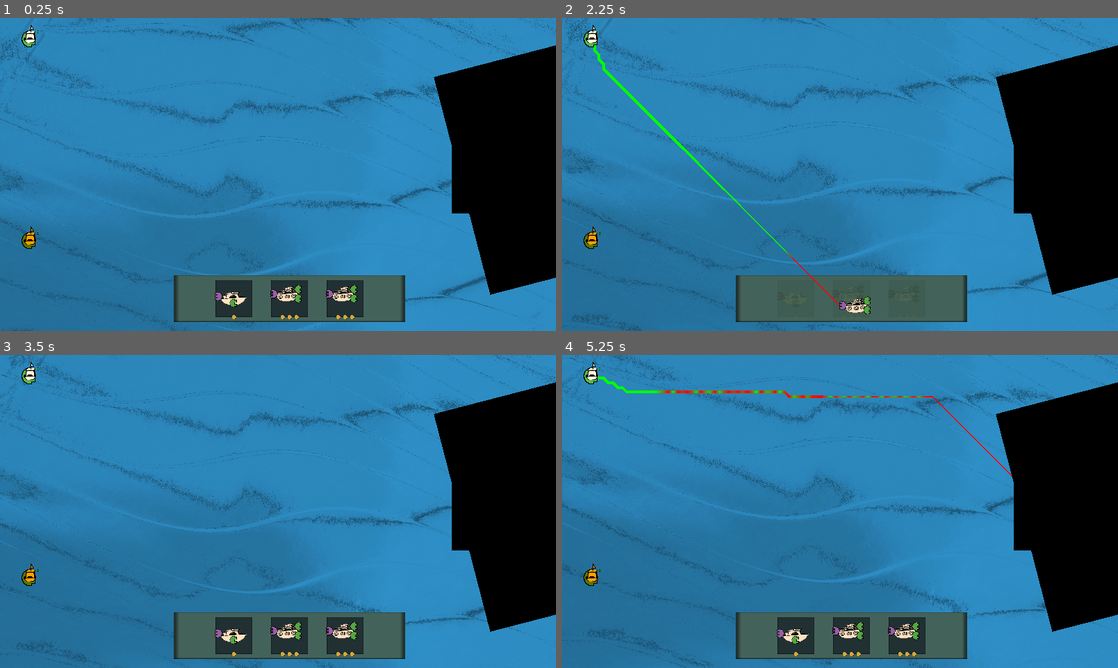
Above: before the commit, frames 1-4 (two rows, left to right).
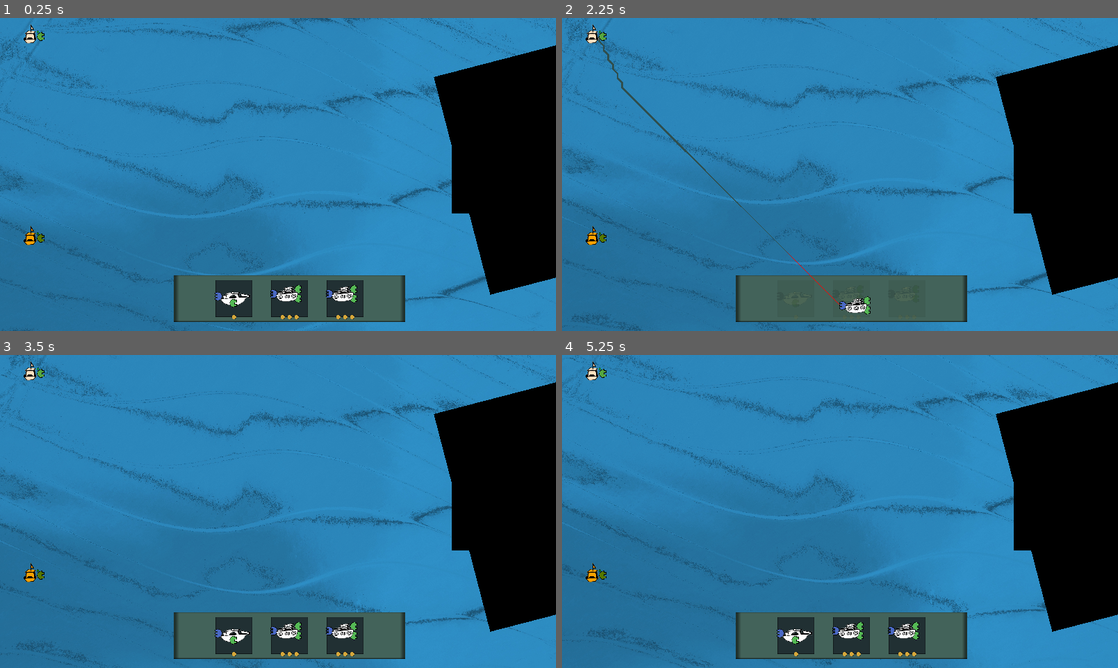
Above: after the commit, the same moments.

Repository: BinRoot/ludum-dare-55
Game: Godot game, scene res://Scenes/demo_level.tscn
Two runs of this game, one before a commit and one after it. Both use one fixed random seed, a clock stepped at 60 frames per second and the inputs below.
Inputs (mouse positions are in pixels of both pictures, inside the frame that each line leads up to):
- Up to frame 1 (0.25 s): no input
- Up to frame 2 (2.25 s): move the mouse to (795, 299) at 0.52 s; click (795, 299) at 0.67 s; move the mouse to (778, 296) at 1.27 s; click (778, 296) at 1.42 s; move the mouse to (851, 299) at 2.02 s; click (851, 299) at 2.17 s
- Up to frame 3 (3.5 s): move the mouse to (272, 630) at 2.77 s; click (272, 630) at 2.92 s
- Up to frame 4 (5.25 s): move the mouse to (906, 636) at 3.52 s; click (906, 636) at 3.67 s; move the mouse to (890, 630) at 4.27 s; click (890, 630) at 4.42 s; move the mouse to (1040, 483) at 5.02 s; click (1040, 483) at 5.17 s

The runs differ from the first frame. In frame 1, 0.5% of the frame differs, in the area x 3-64%, y 2-92%; in frame 2, 0.7%; in frame 3, 0.5%; in frame 4, 1.0%, in the area x 3-81%, y 2-92%.

Commit message:
near final

Diff:
--- a/src/Scenes/Box/box_1x_1o.tscn
+++ b/src/Scenes/Box/box_1x_1o.tscn
@@ -58,7 +58,7 @@
 "sway": SubResource("Animation_bq8bf")
 }
 
-[node name="Box1X1O" type="Node2D"]
+[node name="Box1X1O" type="Node2D" groups=["box"]]
 script = ExtResource("1_glbpx")
 
 [node name="Base" type="TextureRect" parent="."]
@@ -88,13 +88,13 @@
 texture = ExtResource("1_p20jr")
 expand_mode = 1
 
+[node name="PowerCore" parent="." instance=ExtResource("3_lrfjq")]
+position = Vector2(-56, -8)
+scale = Vector2(0.5, 0.5)
+
 [node name="Sprite2D" type="Sprite2D" parent="."]
 scale = Vector2(0.5, 0.5)
 texture = ExtResource("8_dpvf6")
-
-[node name="PowerCore" parent="." instance=ExtResource("3_lrfjq")]
-position = Vector2(-56, -8)
-scale = Vector2(0.5, 0.5)
 
 [node name="Socket" parent="." instance=ExtResource("4_6527m")]
 position = Vector2(0, 16)
--- a/src/Scenes/Box/box_2o.tscn
+++ b/src/Scenes/Box/box_2o.tscn
@@ -45,7 +45,7 @@
 "sway": SubResource("Animation_mlhwp")
 }
 
-[node name="Box2O" type="Node2D"]
+[node name="Box2O" type="Node2D" groups=["box"]]
 position = Vector2(-32, -48)
 script = ExtResource("1_vh11e")
 
@@ -56,11 +56,6 @@
 offset_right = 64.0
 offset_bottom = 104.0
 texture = ExtResource("1_0w2md")
-
-[node name="Sprite2D" type="Sprite2D" parent="."]
-position = Vector2(24, 32)
-scale = Vector2(0.5, 0.5)
-texture = ExtResource("3_h3t35")
 
 [node name="Socket" parent="." instance=ExtResource("2_wimwf")]
 position = Vector2(64, 16)
@@ -73,6 +68,11 @@
 [node name="PowerCore" parent="." instance=ExtResource("3_ti4da")]
 position = Vector2(-24, 32)
 scale = Vector2(0.5, 0.5)
+
+[node name="Sprite2D" type="Sprite2D" parent="."]
+position = Vector2(24, 32)
+scale = Vector2(0.5, 0.5)
+texture = ExtResource("3_h3t35")
 
 [node name="BoxLight" parent="." instance=ExtResource("5_f2yuu")]
 position = Vector2(24, 8)
--- a/src/Scenes/Box/box_2x.tscn
+++ b/src/Scenes/Box/box_2x.tscn
@@ -44,7 +44,7 @@
 "sway": SubResource("Animation_husrl")
 }
 
-[node name="Box2X" type="Node2D"]
+[node name="Box2X" type="Node2D" groups=["box"]]
 script = ExtResource("1_cmuwt")
 
 [node name="TextureRect" type="TextureRect" parent="."]
@@ -60,7 +60,7 @@
 texture = ExtResource("3_xsyf8")
 
 [node name="PowerCore" parent="." instance=ExtResource("2_cf2gn")]
-position = Vector2(0, -8)
+position = Vector2(-35, -5)
 scale = Vector2(0.5, 0.5)
 
 [node name="Turret" parent="." instance=ExtResource("3_hpqyi")]
--- a/src/Scenes/Box/box_root.tscn
+++ b/src/Scenes/Box/box_root.tscn
@@ -10,6 +10,8 @@
 script = ExtResource("1_xh5wf")
 
 [node name="Socket" parent="." instance=ExtResource("2_33ywh")]
+position = Vector2(7, -40)
+scale = Vector2(0.5, 0.5)
 
 [node name="BoxEngine" parent="." instance=ExtResource("3_v5i5j")]
 
--- a/src/Scenes/Box/box_summon_1.tscn
+++ b/src/Scenes/Box/box_summon_1.tscn
@@ -177,13 +177,16 @@
 texture = ExtResource("1_jfbnm")
 
 [node name="PowerCore" parent="." instance=ExtResource("2_2hajb")]
-position = Vector2(-72, 64)
+position = Vector2(-96, 88)
+scale = Vector2(0.5, 0.5)
 
 [node name="PowerCore2" parent="." instance=ExtResource("2_2hajb")]
-position = Vector2(0, -80)
+position = Vector2(0, -120)
+scale = Vector2(0.5, 0.5)
 
 [node name="PowerCore3" parent="." instance=ExtResource("2_2hajb")]
-position = Vector2(80, 56)
+position = Vector2(112, 80)
+scale = Vector2(0.5, 0.5)
 
 [node name="BoxLight" parent="." instance=ExtResource("3_lrco4")]
 position = Vector2(56, -64)
--- a/src/Scenes/box_engine.gd
+++ b/src/Scenes/box_engine.gd
@@ -36,11 +36,12 @@
 			get_parent().owned_by = Globals.PlayerID.NEUTRAL
 
 	if get_parent().owned_by == Globals.PlayerID.P1:
-		get_parent().modulate = Color.LIGHT_YELLOW
+		get_parent().modulate = Color.BISQUE
 	elif get_parent().owned_by == Globals.PlayerID.COM1:
 		get_parent().modulate = Color.ORANGE
 	else:
-		get_parent().modulate = Color.BISQUE
+		get_parent().modulate = Color.WHITE
+		#get_parent().modulate = Color.DARK_GRAY
 
 	delete_button.visible = get_parent().is_in_play and get_parent().owned_by == Globals.PlayerID.P1 and get_parent().inputs.size() > 0 and not get_parent().is_relic
 
--- a/src/Scenes/card.gd
+++ b/src/Scenes/card.gd
@@ -7,6 +7,8 @@
 @onready var subtype1 = $Subtype1
 @onready var subtype2 = $Subtype2
 @onready var subtype3 = $Subtype3
+@onready var audio = $AudioStreamPlayer
+@onready var audio2 = $AudioStreamPlayer2
 
 var is_selected = false
 
@@ -21,6 +23,7 @@
 func _on_area_2d_mouse_entered():
 	if not is_selected:
 		emit_signal("card_hovered", self)
+		audio2.play()
 
 func _physics_process(delta):
 	if is_selected:
@@ -43,6 +46,7 @@
 func _on_area_2d_input_event(viewport, event, shape_idx):
 	if event is InputEventMouseButton and event.is_pressed() and not is_selected:
 		emit_signal("card_selected", self)
+		audio.play()
 		is_selected = true
 	elif event is InputEventMouseButton and event.is_pressed() and is_selected:
 		emit_signal("card_unselected")
--- a/src/Scenes/card.tscn
+++ b/src/Scenes/card.tscn
@@ -1,8 +1,10 @@
-[gd_scene load_steps=5 format=3 uid="uid://dwqtmiki10vov"]
+[gd_scene load_steps=7 format=3 uid="uid://dwqtmiki10vov"]
 
 [ext_resource type="Script" path="res://Scenes/card.gd" id="1_ekduy"]
 [ext_resource type="Texture2D" uid="uid://bdha7jcq2l4hm" path="res://Assets/gray_box.svg" id="1_hr17g"]
 [ext_resource type="Texture2D" uid="uid://cv6efa8gkm4sr" path="res://Assets/white_ball.svg" id="3_4qub8"]
+[ext_resource type="AudioStream" uid="uid://cxqfpi54a8hny" path="res://Sounds/blip.wav" id="4_hr7tn"]
+[ext_resource type="AudioStream" uid="uid://c78f72dneeufr" path="res://Sounds/mini_blip.wav" id="5_q1xwn"]
 
 [sub_resource type="RectangleShape2D" id="RectangleShape2D_npd3f"]
 size = Vector2(128, 128)
@@ -139,6 +141,12 @@
 texture = ExtResource("3_4qub8")
 expand_mode = 1
 
+[node name="AudioStreamPlayer" type="AudioStreamPlayer" parent="."]
+stream = ExtResource("4_hr7tn")
+
+[node name="AudioStreamPlayer2" type="AudioStreamPlayer" parent="."]
+stream = ExtResource("5_q1xwn")
+
 [connection signal="area_entered" from="Area2D" to="." method="_on_area_2d_area_entered"]
 [connection signal="input_event" from="Area2D" to="." method="_on_area_2d_input_event"]
 [connection signal="mouse_entered" from="Area2D" to="." method="_on_area_2d_mouse_entered"]
--- a/src/Scenes/demo_level.gd
+++ b/src/Scenes/demo_level.gd
@@ -6,10 +6,28 @@
 @onready var hint_ui: Control = $HintUI
 @onready var hint_label: Label = $HintUI/Label
 @onready var hint_timer: Timer = $HintTimer
+@onready var beats = [$BeatA, $BeatB, $BeatC, $BeatD]
+@onready var basses = [$BassA, $BassB, $BassC, $BassD]
+@onready var leads = [$LeadA, $LeadB, $LeadC, $LeadD]
+@onready var synths = [$SynthA, $SynthB]
+@onready var music_timer = $Timer
+
+var is_box_placed = false
+var is_game_over = false
 
 # Called when the node enters the scene tree for the first time.
 func _ready():
-	pass # Replace with function body.
+	var volumn_db = -30
+	for beat in beats:
+		beat.volume_db = volumn_db
+	for bass in basses:
+		bass.volume_db = volumn_db
+	for lead in leads:
+		lead.volume_db = volumn_db
+	for synth in synths:
+		synth.volume_db = volumn_db
+	_on_timer_timeout()
+	music_timer.start()
 
 
 # Called every frame. 'delta' is the elapsed time since the previous frame.
@@ -24,18 +42,52 @@
 
 func _on_kernel_com_summons():
 	game_over_ui.show()
-	game_over_label.text = "Game Over - They Summoned First!"
+	game_over_label.text = "Game Over!"
+	is_game_over = true
+	var synth = synths[randi() % synths.size()]
+	synth.play()
 
 func _on_kernel_player_summons():
 	game_over_ui.show()
-	game_over_label.text = "Victory! We Summoned First!"
+	game_over_label.text = "Victory!"
+	is_game_over = true
+	var synth = synths[randi() % synths.size()]
+	synth.play()
 
 
 func _on_button_pressed():
 	get_tree().reload_current_scene()
 
 
+func _on_hint_timer_timeout():
+	hint_ui.hide()
 
 
-func _on_hint_timer_timeout():
-	hint_ui.hide()
+func _on_timer_timeout():
+	for beat in beats:
+		beat.stop()
+	for bass in basses:
+		bass.stop()
+	for lead in leads:
+		lead.stop()
+	for synth in synths:
+		synth.stop()
+	var beat = beats[randi() % beats.size()]
+	beat.play()
+	if is_box_placed:
+		var bass = basses[randi() % basses.size()]
+		bass.play()
+	if Globals.is_violent:
+		var lead = leads[randi() % leads.size()]
+		lead.play()
+	if is_game_over:
+		var synth = synths[randi() % synths.size()]
+		synth.play()
+
+
+
+func _on_kernel_box_placed():
+	if not is_box_placed:
+		var bass = basses[randi() % basses.size()]
+		bass.play()
+	is_box_placed = true
--- a/src/Scenes/demo_level.tscn
+++ b/src/Scenes/demo_level.tscn
@@ -1,7 +1,21 @@
-[gd_scene load_steps=3 format=3 uid="uid://chviof5mg6mnp"]
+[gd_scene load_steps=17 format=3 uid="uid://chviof5mg6mnp"]
 
 [ext_resource type="PackedScene" uid="uid://c3g28rj6s7o3l" path="res://Scenes/kernel.tscn" id="1_1owam"]
 [ext_resource type="Script" path="res://Scenes/demo_level.gd" id="1_ox0o4"]
+[ext_resource type="AudioStream" uid="uid://c538aewgw2xep" path="res://Assets/beat_a.wav" id="3_turwf"]
+[ext_resource type="AudioStream" uid="uid://bci0syxefcfxj" path="res://Assets/beat_b.wav" id="4_gvhg1"]
+[ext_resource type="AudioStream" uid="uid://ckytnkbxnbe05" path="res://Assets/beat_c.wav" id="5_8hemc"]
+[ext_resource type="AudioStream" uid="uid://roq3p8jwdcge" path="res://Assets/beat_d.wav" id="6_8h5ha"]
+[ext_resource type="AudioStream" uid="uid://8unhm3iiw2h7" path="res://Assets/bass_a.wav" id="7_p5wem"]
+[ext_resource type="AudioStream" uid="uid://coduclkle5w6l" path="res://Assets/bass_b.wav" id="8_l8c22"]
+[ext_resource type="AudioStream" uid="uid://bo03s7mu11axp" path="res://Assets/bass_c.wav" id="9_3s4pt"]
+[ext_resource type="AudioStream" uid="uid://hei36q6nwcsp" path="res://Assets/bass_d.wav" id="10_b31ns"]
+[ext_resource type="AudioStream" uid="uid://duhqfpsrkjr25" path="res://Assets/lead_a.wav" id="11_n6yyq"]
+[ext_resource type="AudioStream" uid="uid://c5hwge1gaq7xp" path="res://Assets/lead_b.wav" id="12_mo0k3"]
+[ext_resource type="AudioStream" uid="uid://c13ncr6n1c6yc" path="res://Assets/lead_c.wav" id="13_s67pb"]
+[ext_resource type="AudioStream" uid="uid://b8k5v7f2nhgu5" path="res://Assets/lead_d.wav" id="14_4iucs"]
+[ext_resource type="AudioStream" uid="uid://dwr8n3bctyoye" path="res://Assets/synth_a.wav" id="15_3ge6n"]
+[ext_resource type="AudioStream" uid="uid://dkcwsiuqdmbgp" path="res://Assets/synth_b.wav" id="16_borgs"]
 
 [node name="DemoLevel" type="Node2D"]
 script = ExtResource("1_ox0o4")
@@ -63,22 +77,72 @@
 
 [node name="Label" type="Label" parent="HintUI"]
 layout_mode = 1
-anchors_preset = 15
-anchor_right = 1.0
-anchor_bottom = 1.0
+anchors_preset = 5
+anchor_left = 0.5
+anchor_right = 0.5
+offset_left = -46.5
+offset_top = 32.0
+offset_right = 46.5
+offset_bottom = 101.0
 grow_horizontal = 2
-grow_vertical = 2
 theme_override_font_sizes/font_size = 50
 text = "test"
 horizontal_alignment = 1
 vertical_alignment = 1
 
 [node name="HintTimer" type="Timer" parent="."]
-wait_time = 3.0
+wait_time = 5.0
 one_shot = true
 
+[node name="BeatA" type="AudioStreamPlayer" parent="."]
+stream = ExtResource("3_turwf")
+
+[node name="BeatB" type="AudioStreamPlayer" parent="."]
+stream = ExtResource("4_gvhg1")
+
+[node name="BeatC" type="AudioStreamPlayer" parent="."]
+stream = ExtResource("5_8hemc")
+
+[node name="BeatD" type="AudioStreamPlayer" parent="."]
+stream = ExtResource("6_8h5ha")
+
+[node name="BassA" type="AudioStreamPlayer" parent="."]
+stream = ExtResource("7_p5wem")
+
+[node name="BassB" type="AudioStreamPlayer" parent="."]
+stream = ExtResource("8_l8c22")
+
+[node name="BassC" type="AudioStreamPlayer" parent="."]
+stream = ExtResource("9_3s4pt")
+
+[node name="BassD" type="AudioStreamPlayer" parent="."]
+stream = ExtResource("10_b31ns")
+
+[node name="LeadA" type="AudioStreamPlayer" parent="."]
+stream = ExtResource("11_n6yyq")
+
+[node name="LeadB" type="AudioStreamPlayer" parent="."]
+stream = ExtResource("12_mo0k3")
+
+[node name="LeadC" type="AudioStreamPlayer" parent="."]
+stream = ExtResource("13_s67pb")
+
+[node name="LeadD" type="AudioStreamPlayer" parent="."]
+stream = ExtResource("14_4iucs")
+
+[node name="SynthA" type="AudioStreamPlayer" parent="."]
+stream = ExtResource("15_3ge6n")
+
+[node name="SynthB" type="AudioStreamPlayer" parent="."]
+stream = ExtResource("16_borgs")
+
+[node name="Timer" type="Timer" parent="."]
+wait_time = 8.0
+
+[connection signal="box_placed" from="Kernel" to="." method="_on_kernel_box_placed"]
 [connection signal="com_summons" from="Kernel" to="." method="_on_kernel_com_summons"]
 [connection signal="out_of_sockets" from="Kernel" to="." method="_on_kernel_out_of_sockets"]
 [connection signal="player_summons" from="Kernel" to="." method="_on_kernel_player_summons"]
 [connection signal="pressed" from="GameOverUI/Button" to="." method="_on_button_pressed"]
 [connection signal="timeout" from="HintTimer" to="." method="_on_hint_timer_timeout"]
+[connection signal="timeout" from="Timer" to="." method="_on_timer_timeout"]
--- a/src/Scenes/kernel.gd
+++ b/src/Scenes/kernel.gd
@@ -2,6 +2,7 @@
 signal out_of_sockets
 signal player_summons
 signal com_summons
+signal box_placed
 
 @onready var map_ref_rect: ReferenceRect = $MapReferenceRect
 @onready var line_for_power_core_distance = $LineHolder/PowerCoreLine2D
@@ -13,6 +14,7 @@
 @onready var deck = $Deck
 @onready var delay_com_timer = $DelayCOMTimer
 @onready var waves_animation = $WavesAnimation
+@onready var placed_sound = $PlacedSound
 
 var is_game_over = false
 
@@ -66,7 +68,7 @@
 	if nearest_socket != null:
 		if player_id == Globals.PlayerID.P1 and nearest_socket.global_position.distance_to(reference_position) < 5:
 			return
-		if player_id == Globals.PlayerID.COM1 and nearest_socket.get_box().global_position.distance_to(reference_position) < 150:
+		if player_id == Globals.PlayerID.COM1 and nearest_socket.get_box().global_position.distance_to(reference_position) < 100:
 			return
 	return nearest_socket
 
@@ -94,7 +96,7 @@
 		if weakref(selected_box).get_ref():
 			path_size_factor = selected_box.path_size_factor
 		if path_idx > path.size() - Globals.params["misc"]["max_path_length"] * path_size_factor:
-			line_gradient.add_point(path_idx / float(path.size()), Color.GREEN)
+			line_gradient.add_point(path_idx / float(path.size()), Color.DARK_SLATE_GRAY)
 		else:
 			line_gradient.add_point(path_idx / float(path.size()), Color.RED)
 	line_for_power_core_distance.gradient = line_gradient
@@ -137,6 +139,8 @@
 	refresh_sockets_array()
 	box.owned_by = player_id
 	selected_box = null
+	placed_sound.play()
+	emit_signal("box_placed")
 	refresh_grid()
 	game_over_checker.start()
 	if player_id == Globals.PlayerID.P1:
@@ -156,6 +160,11 @@
 					path_size_factor = selected_box.path_size_factor
 				if path.size() > 0 and path.size() <= Globals.params["misc"]["max_path_length"] * path_size_factor:
 					establish_connection(path, selected_box, nearest_socket, Globals.PlayerID.P1)
+			else:
+				if selected_box != null:
+					selected_box.queue_free()
+					selected_box = null
+					deck._on_card_unselected()
 			line_for_power_core_distance.clear_points()
 		elif event.is_pressed():
 			line_for_power_core_distance.clear_points()
--- a/src/Scenes/kernel.tscn
+++ b/src/Scenes/kernel.tscn
@@ -1,13 +1,14 @@
-[gd_scene load_steps=9 format=3 uid="uid://c3g28rj6s7o3l"]
+[gd_scene load_steps=10 format=3 uid="uid://c3g28rj6s7o3l"]
 
 [ext_resource type="Script" path="res://Scenes/kernel.gd" id="1_ucwt3"]
 [ext_resource type="PackedScene" uid="uid://putsv562o86l" path="res://Scenes/deck.tscn" id="1_vxrh1"]
 [ext_resource type="Texture2D" uid="uid://cb4hs3iq1xpq6" path="res://Assets/waves_lines.jpg" id="2_gbrkg"]
 [ext_resource type="PackedScene" uid="uid://bqquic1fte1jx" path="res://Scenes/Box/box_root.tscn" id="3_k6w42"]
 [ext_resource type="PackedScene" uid="uid://u2soe1uj7krd" path="res://Scenes/Box/box_summon_1.tscn" id="4_5i6nd"]
+[ext_resource type="AudioStream" uid="uid://cnrw25r65fmhg" path="res://Sounds/happy_blip.wav" id="6_coq0f"]
 
 [sub_resource type="Curve" id="Curve_kq2lw"]
-_data = [Vector2(0.30198, 0.395604), 0.0, 0.0, 0, 0, Vector2(0.693069, 1), 0.0, 0.0, 0, 0]
+_data = [Vector2(0.29703, 0.175824), 0.0, 0.0, 0, 0, Vector2(0.678218, 0.626374), 0.0, 0.0, 0, 0]
 point_count = 2
 
 [sub_resource type="Animation" id="Animation_aih18"]
@@ -86,7 +87,7 @@
 one_shot = true
 
 [node name="DelayCOMTimer" type="Timer" parent="."]
-wait_time = 4.0
+wait_time = 3.0
 one_shot = true
 
 [node name="WavesAnimation" type="AnimationPlayer" parent="."]
@@ -95,6 +96,9 @@
 }
 speed_scale = 0.242
 
+[node name="PlacedSound" type="AudioStreamPlayer" parent="."]
+stream = ExtResource("6_coq0f")
+
 [connection signal="box_selected" from="Deck" to="." method="_on_deck_box_selected"]
 [connection signal="box_unselected" from="Deck" to="." method="_on_deck_box_unselected"]
 [connection signal="power_core_clicked" from="BoxSummon1" to="." method="_on_power_core_clicked"]
--- a/src/Scenes/power_core.gd
+++ b/src/Scenes/power_core.gd
@@ -5,6 +5,7 @@
 @onready var highlighted_ui: TextureRect = $HighlightedUI
 @onready var original_modulate = texture.modulate
 @onready var polygons = $Polygons
+@onready var consumed_polygons = $ConsumedPoly
 
 var consumed_by
 
@@ -20,7 +21,6 @@
 
 func _notification(what):
 	if what == NOTIFICATION_PREDELETE and line2d != null:
-		prints(name, ' freeing')
 		var wf = weakref(line2d)
 		if wf.get_ref():
 			line2d.queue_free()
@@ -31,19 +31,19 @@
 func _physics_process(delta):
 	if consumed_by == null:
 		texture.modulate = original_modulate
+		polygons.modulate = original_modulate
 		highlighted_ui.visible = get_box().is_in_play
 		polygons.visible = true
+		consumed_polygons.visible = false
 	else:
 		texture.modulate = Color.GREEN_YELLOW
 		highlighted_ui.visible = false
-		polygons.visible = false
+		polygons.visible = true
+		consumed_polygons.visible = true
 
 
 	if highlighted_ui.visible:
-		var rotation_speed = 5
-		if is_selected:
-			rotation_speed = 30
-		highlighted_ui.rotation_degrees += delta * rotation_speed
+		highlighted_ui.rotation_degrees += delta * 20
 
 
 func _on_area_2d_input_event(viewport, event, shape_idx):
--- a/src/Scenes/power_core.tscn
+++ b/src/Scenes/power_core.tscn
@@ -8,6 +8,7 @@
 radius = 40.0
 
 [node name="PowerCore" type="Node2D" groups=["power"]]
+modulate = Color(0.756863, 1, 0.898039, 1)
 script = ExtResource("1_xgv46")
 
 [node name="TextureRect" type="TextureRect" parent="."]
@@ -45,4 +46,17 @@
 color = Color(0.602129, 0.414828, 0.859793, 1)
 polygon = PackedVector2Array(0, -30, 8, -29, 13, -26, 19, -23, 24, -17, 28, -10, 30, -3, 29, 5, 28, 12, 23, 19, 17, 24, 9, 29, 1, 30, -5, 30, -15, 26, -20, 21, -20, 16, 0, 17, 0, 4.44444, -20, 4.44444, -20, -4.44444, 0, -4.44444, 0, -17, -20, -17, -20, -21, -14, -26, -6, -29)
 
+[node name="ConsumedPoly" type="Node2D" parent="."]
+visible = false
+scale = Vector2(-1, -1)
+
+[node name="Polygon2D" type="Polygon2D" parent="ConsumedPoly"]
+color = Color(0, 0, 0, 1)
+polygon = PackedVector2Array(0, -30, 8, -29, 13, -26, 19, -23, 24, -17, 28, -10, 30, -3, 29, 5, 28, 12, 23, 19, 17, 24, 9, 29, 1, 30, -5, 30, -15, 26, -20, 21, -20, 13, -20, 6, -20, -6, -20, -13, -20, -21, -14, -26, -6, -29)
+
+[node name="Polygon2D2" type="Polygon2D" parent="ConsumedPoly"]
+scale = Vector2(0.9, 0.9)
+color = Color(0.602129, 0.414828, 0.859793, 1)
+polygon = PackedVector2Array(0, -30, 8, -29, 13, -26, 19, -23, 24, -17, 28, -10, 30, -3, 29, 5, 28, 12, 23, 19, 17, 24, 9, 29, 1, 30, -5, 30, -15, 26, -20, 21, -20, 16, -20, 4.44444, -20, -4.44444, -20, -17, -20, -21, -14, -26, -6, -29)
+
 [connection signal="input_event" from="Area2D" to="." method="_on_area_2d_input_event"]
--- a/src/Scenes/turret.gd
+++ b/src/Scenes/turret.gd
@@ -7,6 +7,8 @@
 @onready var original_texture_modulate = texture.modulate
 @onready var original_texture_scale = texture.scale
 @onready var cannon_sprite: Sprite2D = $CannonSprite
+@onready var boom_sound = $BoomSound
+@onready var mini_boom_sound = $MiniBoomSound
 
 var is_used = false
 var is_primed = false
@@ -21,9 +23,9 @@
 	return get_parent()
 
 func _physics_process(delta):
-	visible = get_box().is_in_play
+	texture.visible = get_box().is_in_play
 	area2d.monitoring = get_box().is_in_play
-	if not is_used and not is_primed:
+	if not is_used and not is_primed and get_box().is_in_play:
 		texture.rotation += delta
 		cannon_sprite.rotation += delta
 	if primed_at != null:
@@ -34,12 +36,12 @@
 	if is_used:
 		texture.visible = false
 		cannon_sprite.visible = false
-	if get_box().is_powered:
-		scale = original_texture_scale
-		modulate = original_texture_modulate
-	else:
-		scale = original_texture_scale * 0.8
-		modulate = Color.CADET_BLUE
+	#if get_box().is_powered:
+		#scale = original_texture_scale
+		#modulate = original_texture_modulate
+	#else:
+		#scale = original_texture_scale * 0.8
+		#modulate = Color.CADET_BLUE
 
 func _on_area_2d_area_entered(area):
 	if get_box().is_powered and not is_primed and is_target_found(area):
@@ -52,7 +54,12 @@
 		random_timer.wait_time = 1 + randf()
 		random_timer.start()
 		await random_timer.timeout
+		mini_boom_sound.play()
 
+		if !weakref(area).get_ref():
+			is_primed = false
+			primed_at = null
+			return
 		primed_at = area.global_position
 		texture.visible = true
 
@@ -61,8 +68,10 @@
 
 		await random_timer.timeout
 		if is_target_found(area):
+			boom_sound.play()
 			area.get_parent().queue_free()
 			is_used = true
+			Globals.is_violent = true
 		is_primed = false
 		primed_at = null
 
@@ -71,3 +80,12 @@
 	if !area_ref.get_ref():
 		return false
 	return not is_used and area.get_parent().is_in_play and area.get_parent().owned_by != get_box().owned_by and area.get_parent().owned_by != Globals.PlayerID.NEUTRAL
+
+
+func _on_check_nearby_timer_timeout():
+	for box in get_tree().get_nodes_in_group("box"):
+		if !weakref(box).get_ref():
+			continue
+		var area = box.get_node('Area2D')
+		if area.global_position.distance_to(global_position) <= 180:
+			_on_area_2d_area_entered(area)
--- a/src/Scenes/turret.tscn
+++ b/src/Scenes/turret.tscn
@@ -1,8 +1,10 @@
-[gd_scene load_steps=5 format=3 uid="uid://de33n744aur27"]
+[gd_scene load_steps=7 format=3 uid="uid://de33n744aur27"]
 
 [ext_resource type="Script" path="res://Scenes/turret.gd" id="1_vhndu"]
-[ext_resource type="Texture2D" uid="uid://c53po7h1wtipw" path="res://Assets/yellow_arrow.svg" id="2_t4bv7"]
+[ext_resource type="Texture2D" uid="uid://cv6efa8gkm4sr" path="res://Assets/white_ball.svg" id="2_ngbun"]
 [ext_resource type="Texture2D" uid="uid://csmwxyvp3bvy1" path="res://Assets/cannon.png" id="3_2aw84"]
+[ext_resource type="AudioStream" uid="uid://c08c4625jat1n" path="res://Sounds/boom.wav" id="4_yngto"]
+[ext_resource type="AudioStream" uid="uid://dhwtwvtlcrwgn" path="res://Sounds/mini_boom.wav" id="5_av7n0"]
 
 [sub_resource type="CircleShape2D" id="CircleShape2D_n8q8j"]
 radius = 160.798
@@ -11,13 +13,13 @@
 script = ExtResource("1_vhndu")
 
 [node name="TextureRect" type="TextureRect" parent="."]
-visible = false
-offset_left = -16.0
-offset_top = -16.0
-offset_right = 16.0
-offset_bottom = 16.0
-pivot_offset = Vector2(16, 16)
-texture = ExtResource("2_t4bv7")
+modulate = Color(0.0784314, 0.0784314, 0.0784314, 1)
+offset_left = -4.0
+offset_top = -4.0
+offset_right = 4.0
+offset_bottom = 4.0
+pivot_offset = Vector2(4, 4)
+texture = ExtResource("2_ngbun")
 expand_mode = 1
 
 [node name="Area2D" type="Area2D" parent="."]
@@ -33,4 +35,14 @@
 scale = Vector2(0.5, 0.5)
 texture = ExtResource("3_2aw84")
 
+[node name="BoomSound" type="AudioStreamPlayer" parent="."]
+stream = ExtResource("4_yngto")
+
+[node name="MiniBoomSound" type="AudioStreamPlayer" parent="."]
+stream = ExtResource("5_av7n0")
+
+[node name="CheckNearbyTimer" type="Timer" parent="."]
+autostart = true
+
 [connection signal="area_entered" from="Area2D" to="." method="_on_area_2d_area_entered"]
+[connection signal="timeout" from="CheckNearbyTimer" to="." method="_on_check_nearby_timer_timeout"]
--- a/src/globals.gd
+++ b/src/globals.gd
@@ -10,6 +10,8 @@
 enum PlayerID { P1, COM1, NEUTRAL }
 
 @onready var settings_ui = preload("res://Scenes/settings_ui.tscn")
+
+var is_violent = false
 
 enum CardTypes { card1a, card1b, card1c, card2a, card2b, card2c, card3a, card3b, card3c }
 
Not shown, added: src/Assets/bass_a.wav.import
Not shown, added: src/Assets/bass_b.wav.import
Not shown, added: src/Assets/bass_c.wav.import
Not shown, added: src/Assets/bass_d.wav.import
Not shown, added: src/Assets/beat_a.wav.import
Not shown, added: src/Assets/beat_b.wav.import
Not shown, added: src/Assets/beat_c.wav.import
Not shown, added: src/Assets/beat_d.wav.import
Not shown, added: src/Assets/lead_a.wav.import
Not shown, added: src/Assets/lead_b.wav.import
Not shown, added: src/Assets/lead_c.wav.import
Not shown, added: src/Assets/lead_d.wav.import
(and 41 more such lines)
